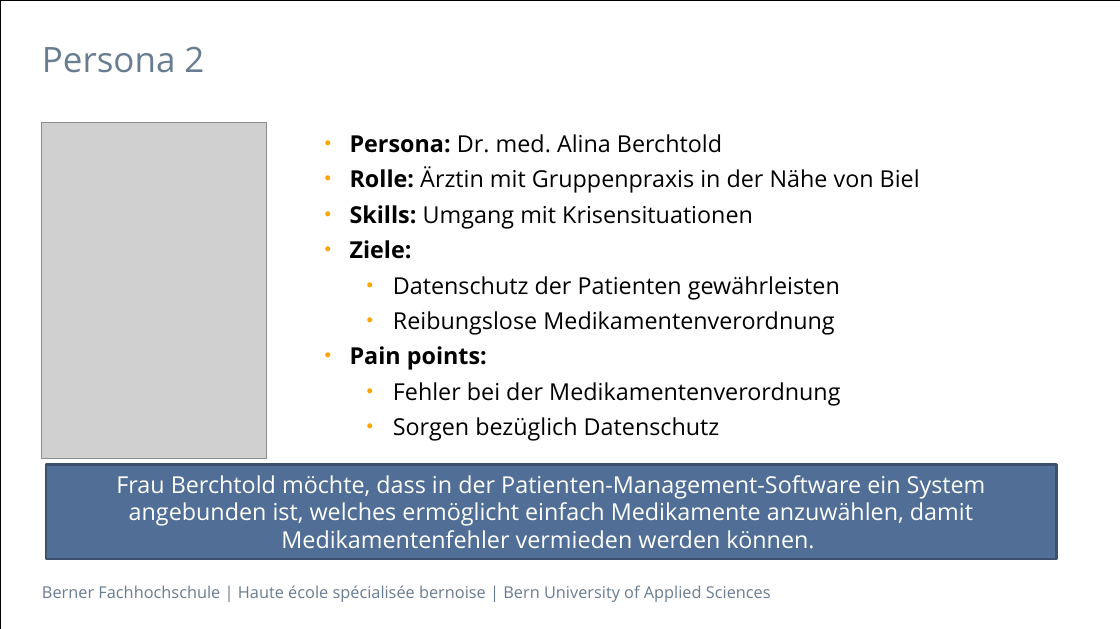
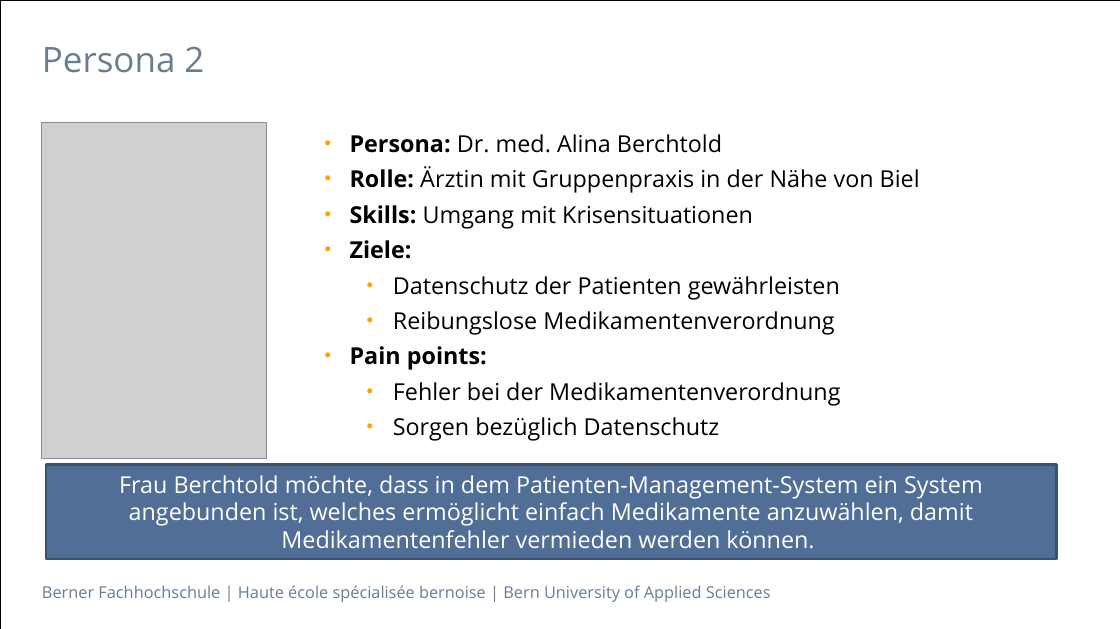
Before and after one commit to selvs1/ePsyDoc, a slide deck: slide 5 of doc/task-01/Präsentation/Task01- Ärzte - Suchtpatienten.pptx. Drawn at 1120x629 pixels with LibreOffice and Linux fonts; fonts in the diff are those of the drawing; grey boxes stand for pictures. Boxes give left, top, right and bottom in pixels: in the first picture for what was removed or moved away, otherwise in the second. Text is boxed around its words. In the diff, an @@ line names an element or a change of style, - is before the commit and + after.

```diff
--- a/doc/task-01/Präsentation/Task01- Ärzte - Suchtpatienten.pptx
+++ b/doc/task-01/Präsentation/Task01- Ärzte - Suchtpatienten.pptx
@@ text in rectangle at box(119, 475, 983, 549): text changed @@
-Frau Berchtold möchte, dass in der Patienten-Management-Software ein System angebunden ist, welches ermöglicht einfach Medikamente anzuwählen, damit Medikamentenfehler vermieden werden können.
+Frau Berchtold möchte, dass in dem Patienten-Management-System ein System angebunden ist, welches ermöglicht einfach Medikamente anzuwählen, damit Medikamentenfehler vermieden werden können.
```
Also in this commit, not shown: 1 other slide changed, 3 other files.
